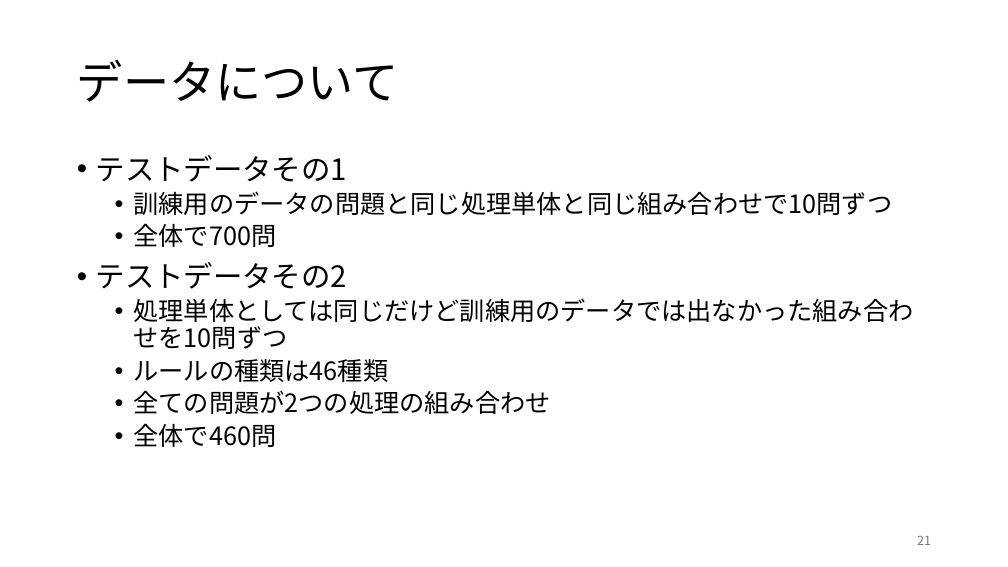
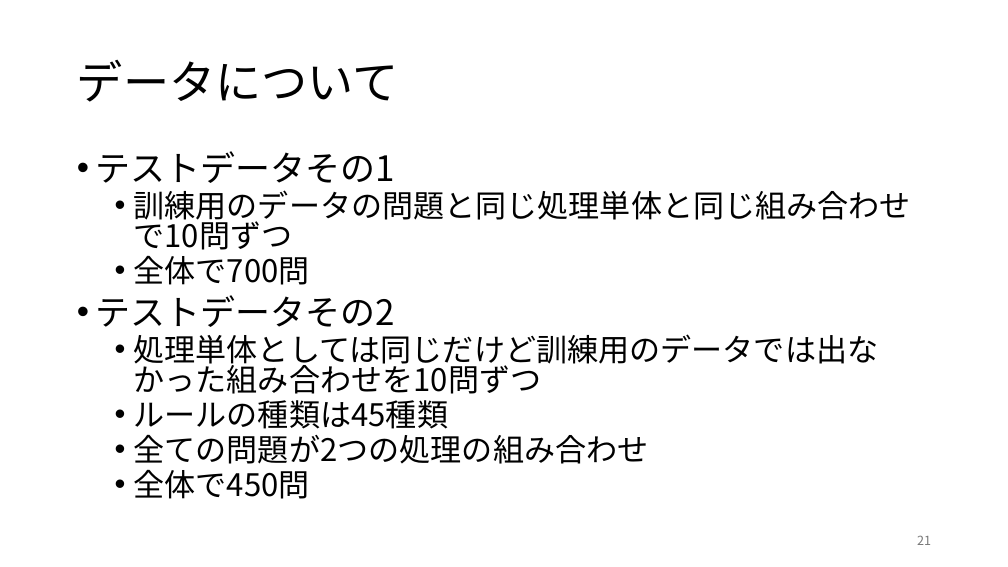
Before and after one commit to rollotea/array-task, a slide deck: slide 21 of 生成AIの追加学習による問題.pptx. Drawn at 1008x567 pixels with LibreOffice and Linux fonts; fonts in the diff are those of the drawing. Boxes give left, top, right and bottom in pixels: in the first picture for what was removed or moved away, otherwise in the second. Text is boxed around its words. In the diff, an @@ line names an element or a change of style, - is before the commit and + after.

```diff
--- a/生成AIの追加学習による問題.pptx
+++ b/生成AIの追加学習による問題.pptx
@@ text at (x1=96, y1=151, x2=911, y2=464): size 28 to 33.3 pt in "テストデータその1", "テストデータその2"; size 24 to 29.6 pt in "訓練用のデータの問題と同じ処理単体と同じ組み合わせで10問ずつ", "全体で700問", "処理単体としては同じだけど訓練用のデータでは出なかった組み合わせを10問ずつ", "全ての問題が2つの処理の組み合わせ"; line spacing 0.9 to 0.8 @@
@@ text at (x1=134, y1=400, x2=449, y2=429): text changed; size 24 to 29.6 pt @@
-  • ルールの種類は46種類
+  • ルールの種類は45種類
@@ text at (x1=134, y1=469, x2=310, y2=499): text changed; size 24 to 29.6 pt @@
-  • 全体で460問
+  • 全体で450問
```
Also in this commit, not shown: 48 other slides changed, 1 slide added, 1 slide removed, 1 other file.
